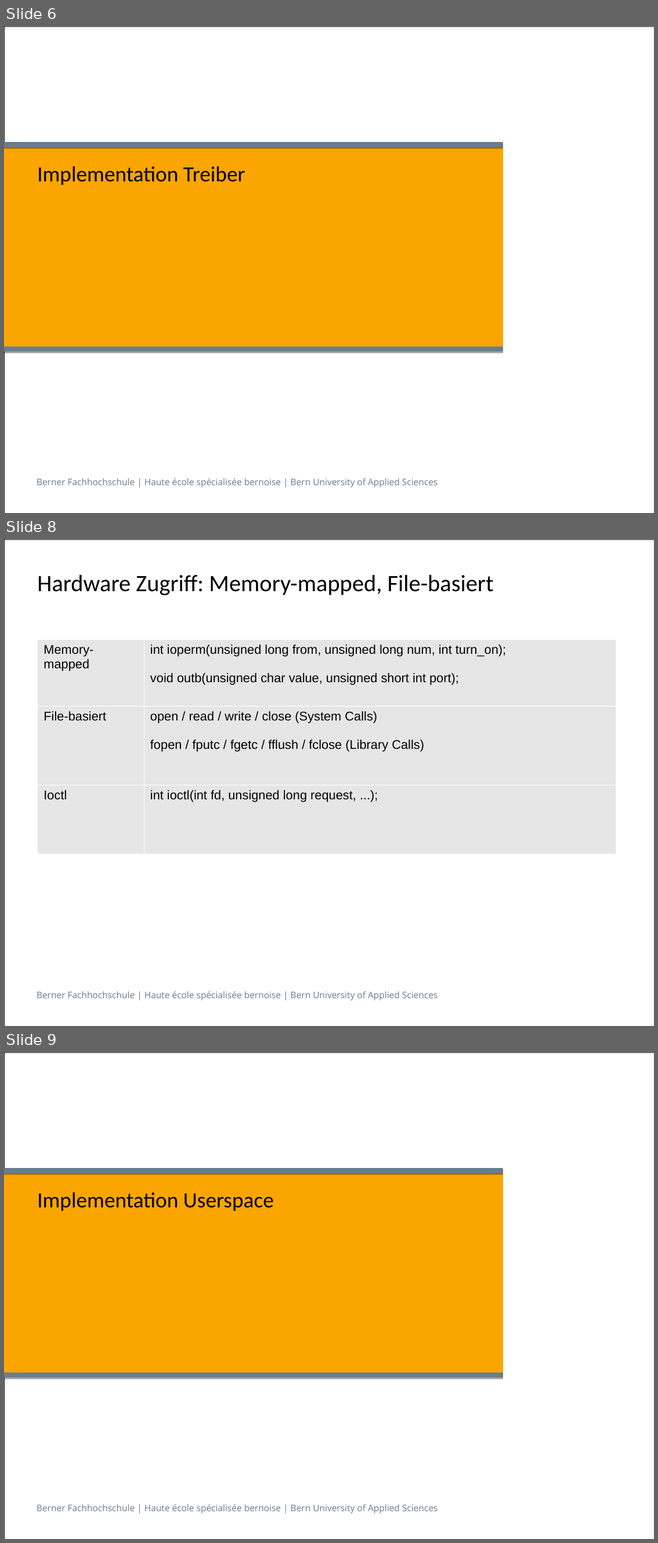
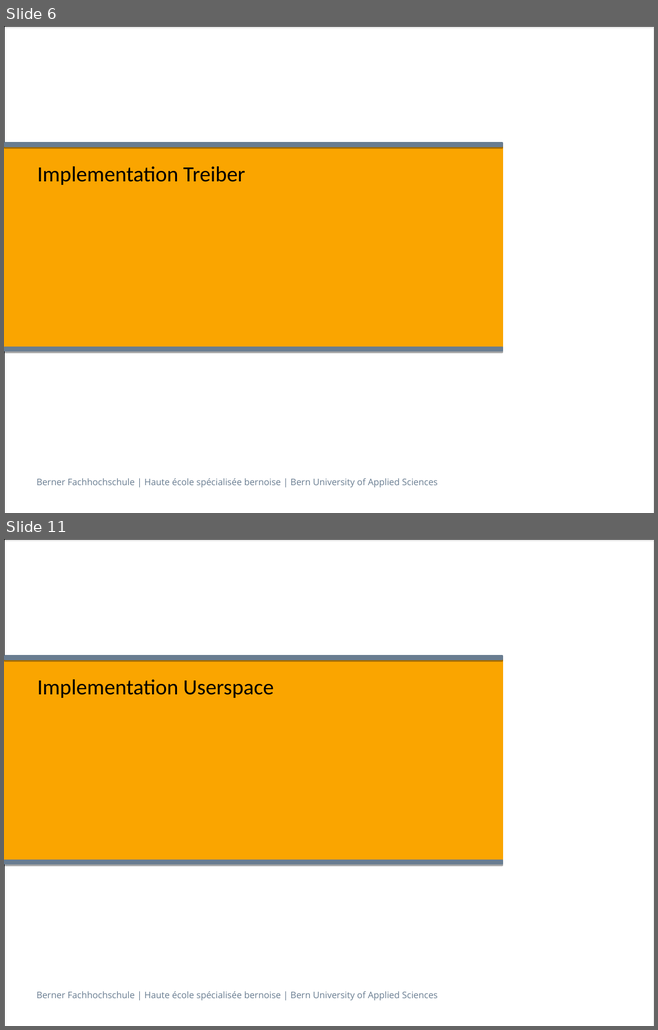
Before and after one commit to Overunity77/KlimaLogg, a slide deck: praesentation/Integrationsprojekt_danir1_suhnu1_chrib1.odp. Shown one above the other, each under a label of ours: slides 6, 8 and 9 before the commit, slides 6 and 11 after it; the slides between them are not shown. The pictures are 658x1543 and 658x1030 pixels, drawn with LibreOffice and Linux fonts; fonts in the diff are those of the drawing. Boxes give left, top, right and bottom in pixels: in the first picture for what was removed or moved away, otherwise in the second. Text is boxed around its words. In the diff, an @@ line names an element or a change of style, - is before the commit and + after.

```diff
--- a/praesentation/Integrationsprojekt_danir1_suhnu1_chrib1.odp
+++ b/praesentation/Integrationsprojekt_danir1_suhnu1_chrib1.odp
@@ slide 8 removed at bbox=[4, 539, 654, 1026], background #FFFFFF; not listed: 2 template elements that a slide beside it also shows @@
@@ title removed at bbox=[37, 575, 494, 595] @@
-Hardware Zugriff: Memory-mapped, File-basiert
@@ table removed at bbox=[37, 640, 615, 854], 3 rows, 2 columns @@
-Memory- mapped | int ioperm(unsigned long from, unsigned long num, int turn_on); / void outb(unsigned char value, unsigned short int port);
-File-basiert | open / read / write / close (System Calls) / fopen / fputc / fgetc / fflush / fclose (Library Calls)
-Ioctl | int ioctl(int fd, unsigned long request, ...);
@@ what was slide 9 is now slide 11 @@
```
Also in this commit, not shown: 8 slides added, 2 other slides removed, 2 other files.
